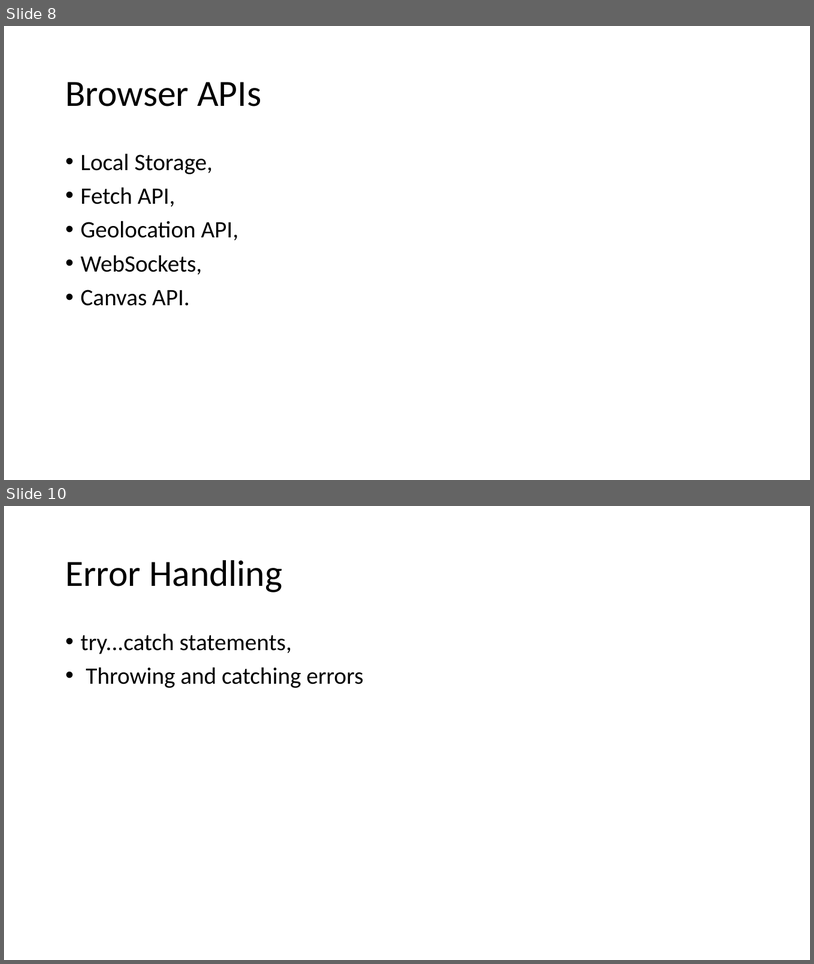
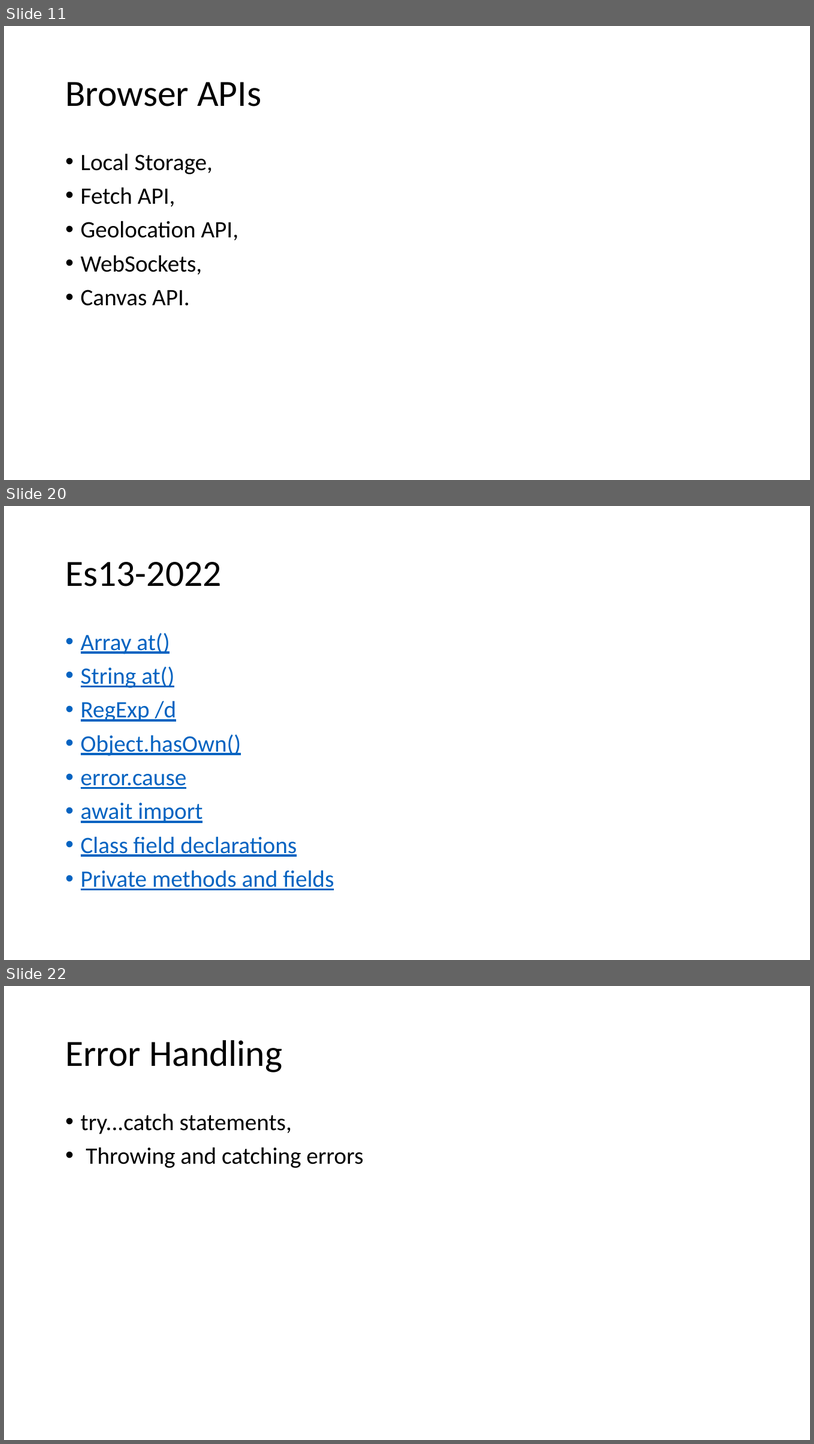
Before and after one commit to babumiya435/Portfolio, a slide deck: usp/Lstructure.pptx. Shown one above the other, each under a label of ours: slides 8 and 10 before the commit, slides 11, 20 and 22 after it; the slides between them are not shown. The pictures are 814x964 and 814x1444 pixels, drawn with LibreOffice and Linux fonts; fonts in the diff are those of the drawing. Boxes give left, top, right and bottom in pixels: in the first picture for what was removed or moved away, otherwise in the second. Text is boxed around its words. In the diff, an @@ line names an element or a change of style, - is before the commit and + after.

```diff
--- a/usp/Lstructure.pptx
+++ b/usp/Lstructure.pptx
@@ slide 20 added at (4,506,810,960), background #FFFFFF @@
@@ title added at (65,562,221,586), 44 pt, text #000000 @@
+Es13-2022
@@ text added at (81,633,334,890), 28 pt, text #0563C1, underline @@
+• Array at()
+• String at()
+• RegExp /d
+• Object.hasOwn()
+• error.cause
+• await import
+• Class field declarations
+• Private methods and fields
@@ what was slide 8 is now slide 11 @@
@@ what was slide 10 is now slide 22 @@
```
Also in this commit, not shown: 8 slides changed, 11 other slides added.
